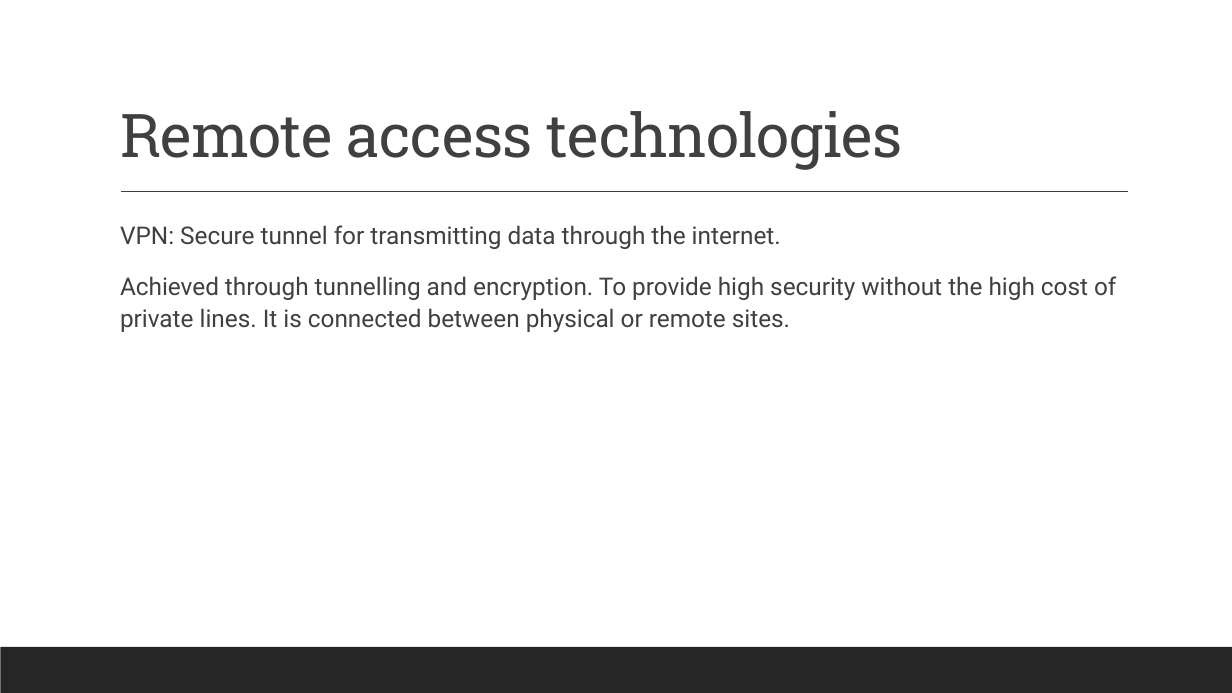
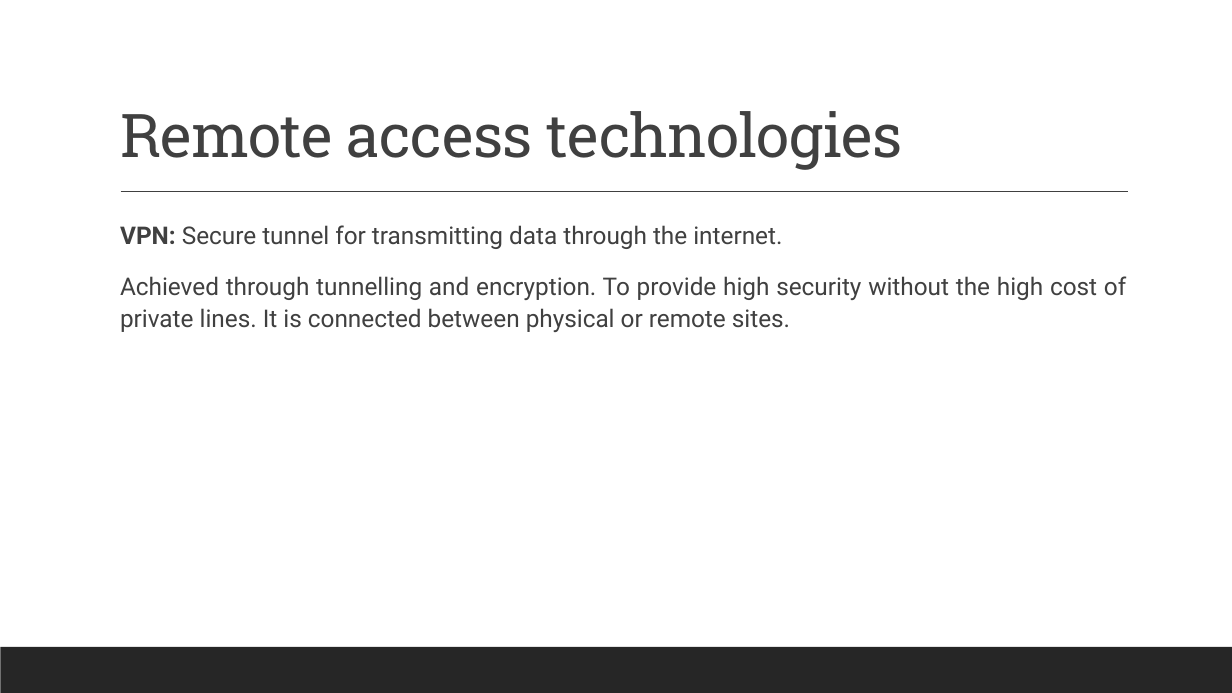
Before and after one commit to ronnie-1947/access-control-ppt, a slide deck: slide 32 of Access Control.pptx (slide 31 before the commit). Drawn at 1232x693 pixels with LibreOffice and Linux fonts; fonts in the diff are those of the drawing. Boxes give left, top, right and bottom in pixels: in the first picture for what was removed or moved away, otherwise in the second. Text is boxed around its words. In the diff, an @@ line names an element or a change of style, - is before the commit and + after.

```diff
--- a/Access Control.pptx
+++ b/Access Control.pptx
@@ text "VPN: Secure tunnel for transmitting ..." at (x1=120, y1=225, x2=1126, y2=332): bold on in "VPN:"; alignment left to justified @@
```
Also in this commit, not shown: 15 other slides changed, 1 slide added.
